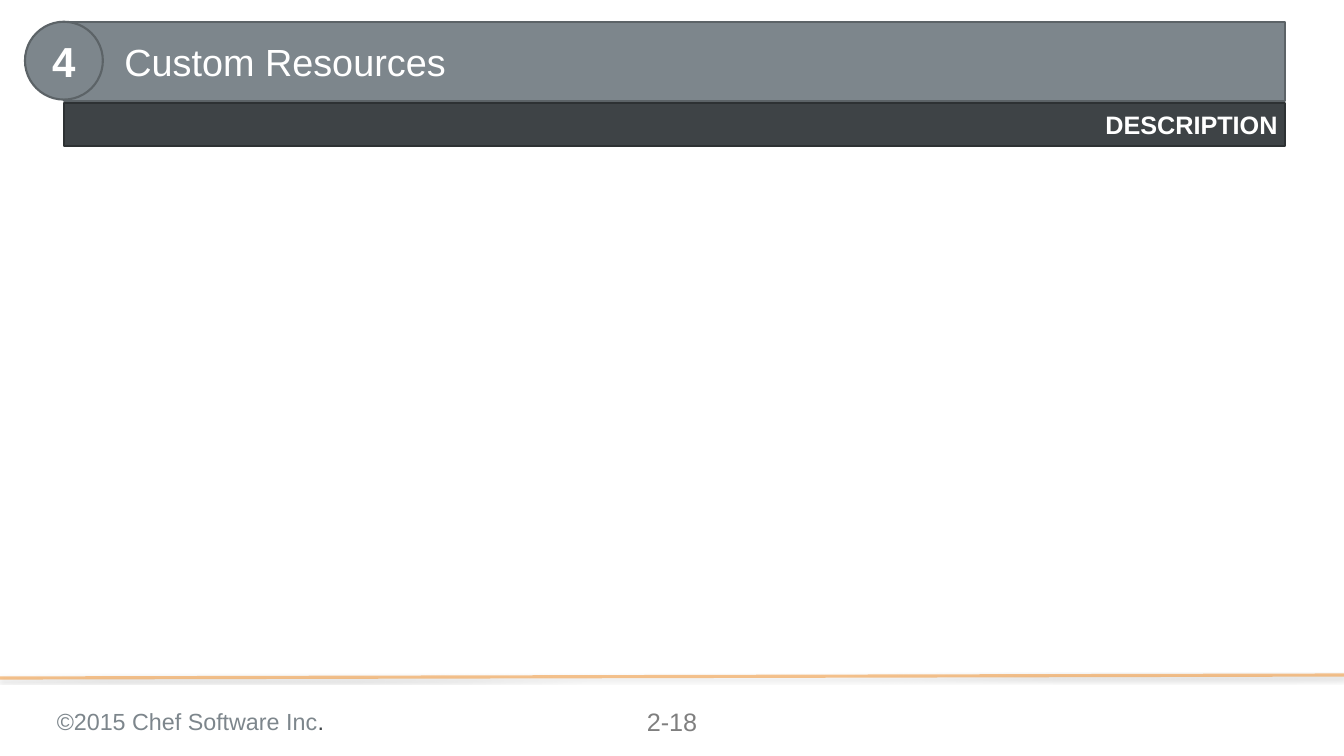
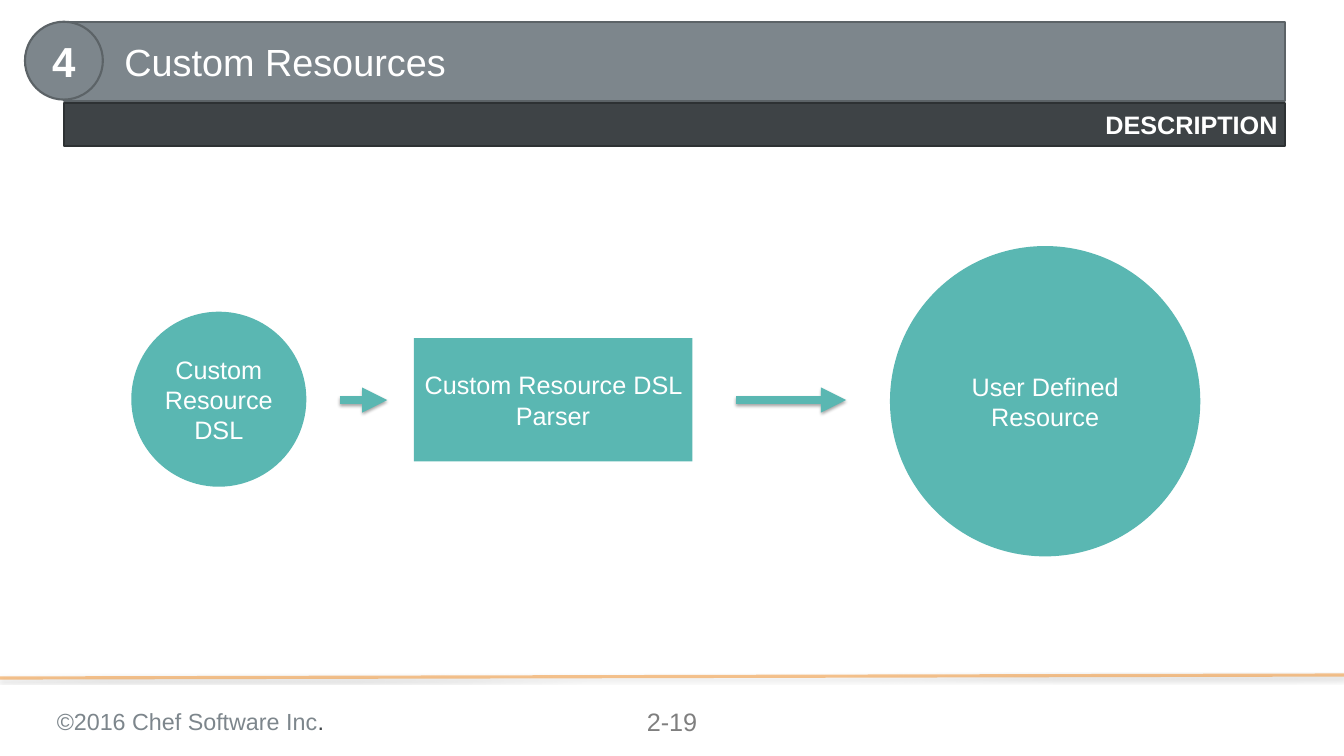
Before and after one commit to chef-training/extending_cookbooks, a slide deck: slide 19 of 02-approaches_to_extending_resources.pptx (slide 18 before the commit). Drawn at 1344x756 pixels with LibreOffice and Linux fonts; fonts in the diff are those of the drawing; background and template pictures are left out. Boxes give left, top, right and bottom in pixels: in the first picture for what was removed or moved away, otherwise in the second. Text is boxed around its words. In the diff, an @@ line names an element or a change of style, - is before the commit and + after.

```diff
--- a/02-approaches_to_extending_resources.pptx
+++ b/02-approaches_to_extending_resources.pptx
@@ ellipse added at (x1=890, y1=246, x2=1200, y2=556), fill #5AB7B2, 24 pt, text #FFFFFF @@
+User Defined Resource
@@ ellipse added at (x1=132, y1=311, x2=307, y2=487), fill #5AB7B2, 24 pt, text #FFFFFF @@
+Custom Resource DSL
@@ rectangle added at (x1=413, y1=338, x2=692, y2=461), fill #5AB7B2, 24 pt, text #FFFFFF @@
+Custom Resource DSL Parser
@@ arrow added from (339, 400) to (387, 400), #5AB7B2 8 pt @@
@@ arrow added from (736, 400) to (846, 400), #5AB7B2 8 pt @@
@@ text at (x1=57, y1=713, x2=324, y2=730): text changed @@
-©2015 Chef Software Inc.
+©2016 Chef Software Inc.
@@ page number at (x1=647, y1=713, x2=697, y2=731): text changed @@
-2-18
+2-19
```
Also in this commit, not shown: 23 other slides changed, 1 slide added.
